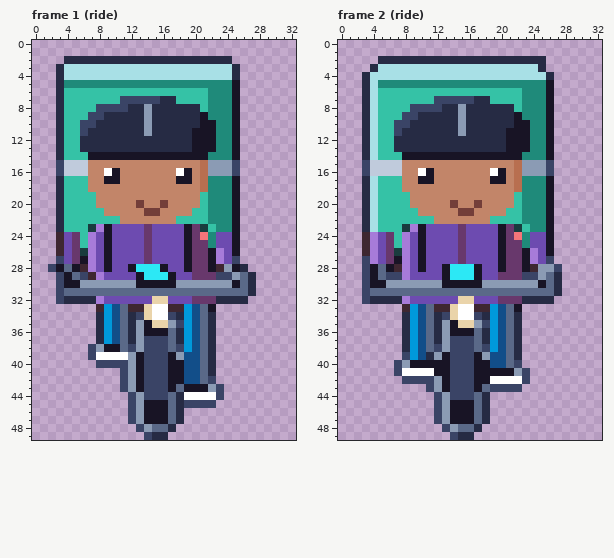
Pixel-art file -- art/hood-people/delivery-cyclist@69.aseprite. The first picture shows the starting point.
33x50 pixels, 8 frames. Shown: frame 1 (ride), frame 2 (ride). The commit also changed other frames, which this record leaves out.
And afterwards:
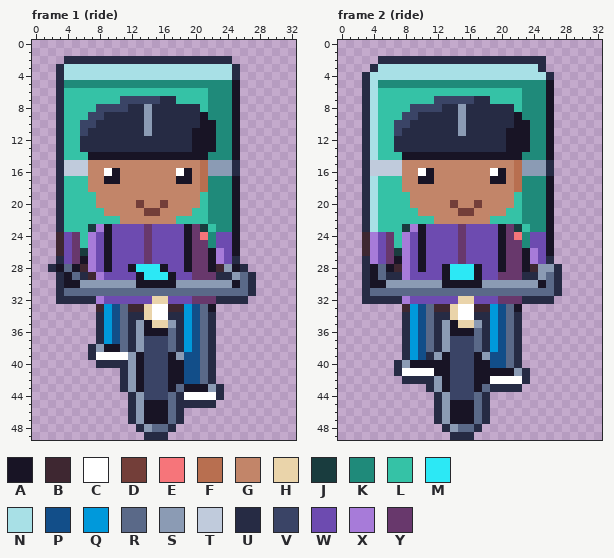
Palette (. is transparent): A #181425  B #3e2731  C #ffffff  D #733e39  E #f6757a  F #b86f50  G #c28569  H #ead4aa  J #193c3e  K #1f8a7a  L #35c2a6  M #2ce8f5  N #a8e0e6  P #124e89  Q #0099db  R #5a6988  S #8b9bb4  T #c0cbdc  U #262b44  V #3a4466  W #6d4bb0  X #a77bd9  Y #68386c
The edit:
Changed rows in their new state; - is an unchanged pixel.
Frame 1 (ride):
first column x 3:
15 U---------------------U
16 U---------------------U
first column x 2:
27 -U---------------------U
28 U-----------------------
29 -U--U----------------UU-
30 -U----------------------
31 -U----------------------
32 -U----------------------
34 -----------U---U--------
35 ----------------U-------
38 -----U----U-----U-------
39 -----U------------------
40 ------UUUU--------------
41 ---------U--------------
42 ---------U----------U---
43 ---------U-----------U--
44 ----------U----------U--
45 ----------U------UUUU---
46 ----------U-------------
47 ----------U-------------
48 -----------U------------
49 ------------U-----------
Frame 2 (ride):
first column x 3:
15 U----------------------U
16 U----------------------U
first column x 3:
27 U----------------------U-
28 U-----------------------U
29 U--UU---------------UU---
30 U------------------------
31 U------------------------
32 U------------------------
34 ----------U---U----------
35 ---------------U---------
38 ---------U-----U---------
39 -----U-------------------
40 ----U--------------U-----
41 ----U---------------U----
42 -----UUUU-----------U----
43 --------U-------UUUU-----
44 ---------U---------------
45 ---------U---------------
46 ---------U---------------
47 ---------U---------------
48 ----------U--------------
49 -----------U-------------
